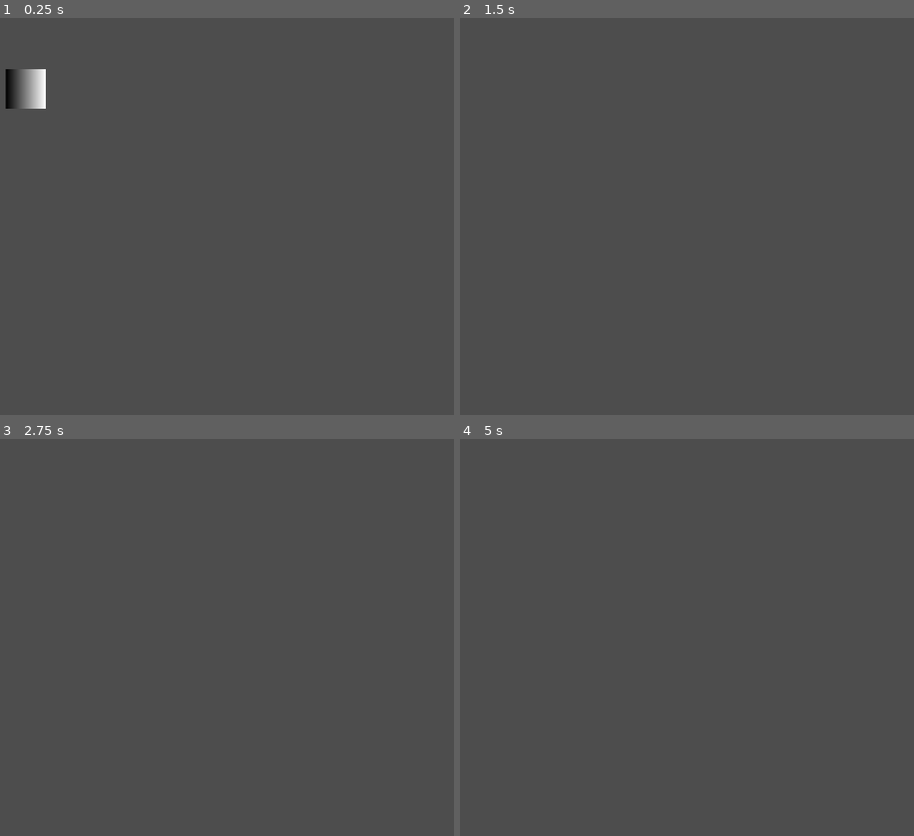
Above: before the commit, frames 1-4 (two rows, left to right).
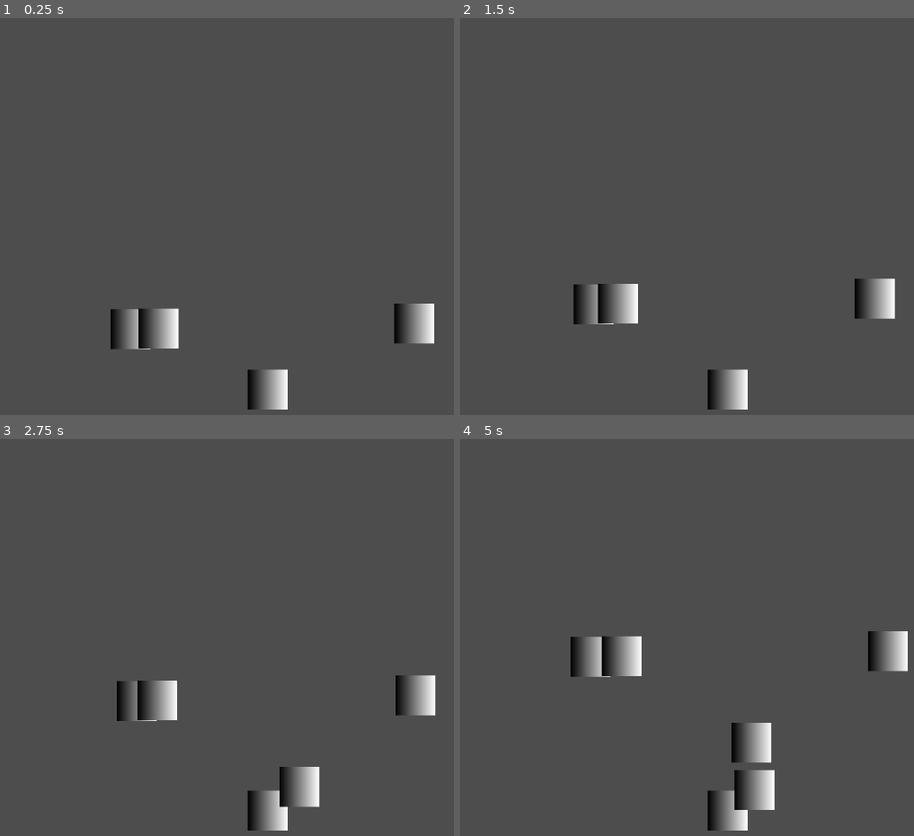
Above: after the commit, the same moments.

Repository: The-breakbar/Blub-Blub-Pop
Game: Godot game, scene res://scenes/main.tscn
Two runs of this game, one before a commit and one after it. Both use one fixed random seed, a clock stepped at 60 frames per second and the inputs below.
Inputs:
- Up to frame 1 (0.25 s): no input
- Up to frame 2 (1.5 s): no input
- Up to frame 3 (2.75 s): no input
- Up to frame 4 (5 s): no input

The runs differ from the first frame. In frame 1, 3.4% of the frame differs, in the area x 1-96%, y 12-99%; in frame 2, 2.6%; in frame 3, 3.1%; in frame 4, 4.0%, in the area x 24-99%, y 48-99%.

Commit message:
added bubbles

Diff:
--- a/scenes/bubble.tscn
+++ b/scenes/bubble.tscn
@@ -1,15 +1,26 @@
-[gd_scene load_steps=4 format=3 uid="uid://bp58lhmflaeps"]
+[gd_scene load_steps=5 format=3 uid="uid://bp58lhmflaeps"]
+
+[ext_resource type="Script" path="res://scripts/bubble.gd" id="1_rqeq3"]
 
 [sub_resource type="Gradient" id="Gradient_d5tfx"]
 
 [sub_resource type="GradientTexture2D" id="GradientTexture2D_nb7qe"]
 gradient = SubResource("Gradient_d5tfx")
 
-[sub_resource type="RectangleShape2D" id="RectangleShape2D_c7x1h"]
-size = Vector2(64, 64)
+[sub_resource type="CircleShape2D" id="CircleShape2D_ycnm3"]
+radius = 32.0624
 
 [node name="bubble" type="RigidBody2D"]
-gravity_scale = -0.297
+collision_mask = 0
+input_pickable = true
+gravity_scale = -0.2
+lock_rotation = true
+script = ExtResource("1_rqeq3")
+max_y_speed = 28.378
+jiggle_width = 82.973
+width_var = 0.233
+jiggle_speed = 5.495
+speed_var = 0.24
 
 [node name="Sprite2D" type="Sprite2D" parent="."]
 position = Vector2(0, -32)
@@ -17,4 +28,16 @@
 
 [node name="CollisionShape2D" type="CollisionShape2D" parent="."]
 position = Vector2(0, -32)
-shape = SubResource("RectangleShape2D_c7x1h")
+shape = SubResource("CircleShape2D_ycnm3")
+debug_color = Color(0.937255, 0, 0.623529, 0.0941176)
+
+[node name="Button" type="Button" parent="."]
+modulate = Color(1, 1, 1, 0)
+offset_left = -28.0
+offset_top = -60.0
+offset_right = 28.0
+offset_bottom = -4.0
+mouse_default_cursor_shape = 2
+
+[connection signal="input_event" from="." to="." method="_on_input_event"]
+[connection signal="pressed" from="Button" to="." method="_on_button_pressed"]
--- /dev/null
+++ b/scenes/bubble_spawner.tscn
@@ -0,0 +1,21 @@
+[gd_scene load_steps=5 format=3 uid="uid://348v1ud6tw8v"]
+
+[ext_resource type="Script" path="res://scripts/bubble_spawner.gd" id="1_b7hg0"]
+[ext_resource type="PackedScene" uid="uid://bp58lhmflaeps" path="res://scenes/bubble.tscn" id="2_l25t1"]
+
+[sub_resource type="Gradient" id="Gradient_ivjst"]
+
+[sub_resource type="GradientTexture2D" id="GradientTexture2D_m8kjp"]
+gradient = SubResource("Gradient_ivjst")
+
+[node name="bubble_spawner" type="Node2D" node_paths=PackedStringArray("timer")]
+script = ExtResource("1_b7hg0")
+bubble_scene = ExtResource("2_l25t1")
+timer = NodePath("Timer")
+
+[node name="Sprite2D" type="Sprite2D" parent="."]
+texture = SubResource("GradientTexture2D_m8kjp")
+
+[node name="Timer" type="Timer" parent="."]
+
+[connection signal="timeout" from="Timer" to="." method="_on_timer_timeout"]
--- a/scenes/main.tscn
+++ b/scenes/main.tscn
@@ -1,8 +1,20 @@
-[gd_scene load_steps=2 format=3 uid="uid://bbhc2k7e5tt25"]
+[gd_scene load_steps=3 format=3 uid="uid://bbhc2k7e5tt25"]
 
 [ext_resource type="PackedScene" uid="uid://bp58lhmflaeps" path="res://scenes/bubble.tscn" id="1_6874e"]
+[ext_resource type="PackedScene" uid="uid://348v1ud6tw8v" path="res://scenes/bubble_spawner.tscn" id="2_0oukj"]
 
 [node name="main" type="Node2D"]
 
 [node name="bubble" parent="." instance=ExtResource("1_6874e")]
-position = Vector2(122, 154)
+position = Vector2(281, 537)
+
+[node name="bubble2" parent="." instance=ExtResource("1_6874e")]
+position = Vector2(352, 536)
+
+[node name="bubble3" parent="." instance=ExtResource("1_6874e")]
+position = Vector2(764, 528)
+
+[node name="Node2D" parent="." instance=ExtResource("2_0oukj")]
+position = Vector2(510, 597)
+spawn_time = 2.456
+x_offset = 81.531
--- /dev/null
+++ b/scripts/bubble.gd
@@ -0,0 +1,35 @@
+extends RigidBody2D
+
+@export_range(0, 200) var max_y_speed: float = 50
+@export_range(0, 100) var jiggle_width: float = 10
+@export_range(0, 0.5) var width_var: float = 0.0
+@export_range(0, 10) var jiggle_speed: float = 10
+@export_range(0, 0.5) var speed_var: float = 0.0
+
+var time: float = 0
+
+func _ready():
+	time = randf() * 1000
+
+	jiggle_width = jiggle_width * randf_range(1 - width_var / 2, 1 + width_var / 2)
+	jiggle_speed = jiggle_speed * randf_range(1 - speed_var / 2, 1 + speed_var / 2)
+
+func _process(_delta):
+	pass
+
+func _physics_process(delta):
+	time += delta
+
+	# Change the horizontal velocity based on a sine wave
+	linear_velocity.x = jiggle_width * sin(jiggle_speed * time)
+
+func _integrate_forces(state):
+
+	# Clamp the vertical velocity
+	var y_speed = min(abs(max_y_speed), abs(state.linear_velocity.y))
+	y_speed = y_speed * sign(state.linear_velocity.y)
+	state.linear_velocity.y = y_speed
+
+func _on_button_pressed():
+	# Delete node
+	queue_free()
--- /dev/null
+++ b/scripts/bubble_spawner.gd
@@ -0,0 +1,23 @@
+extends Node2D
+
+@export_range(0.1, 5.0) var spawn_time: float = 1.0
+@export_range(0.0, 100.0) var x_offset: float = 0.0
+
+@export var bubble_scene: PackedScene
+@export var timer: Timer
+
+func _ready():
+	timer.wait_time = spawn_time
+	timer.start()
+
+func _process(_delta):
+	pass
+
+func _on_timer_timeout():
+	# Create a new bubble
+	var bubble = bubble_scene.instantiate()
+
+	# Randomly offset the bubble's x position
+	bubble.position.x += randf_range(-x_offset, x_offset)
+
+	add_child(bubble)
